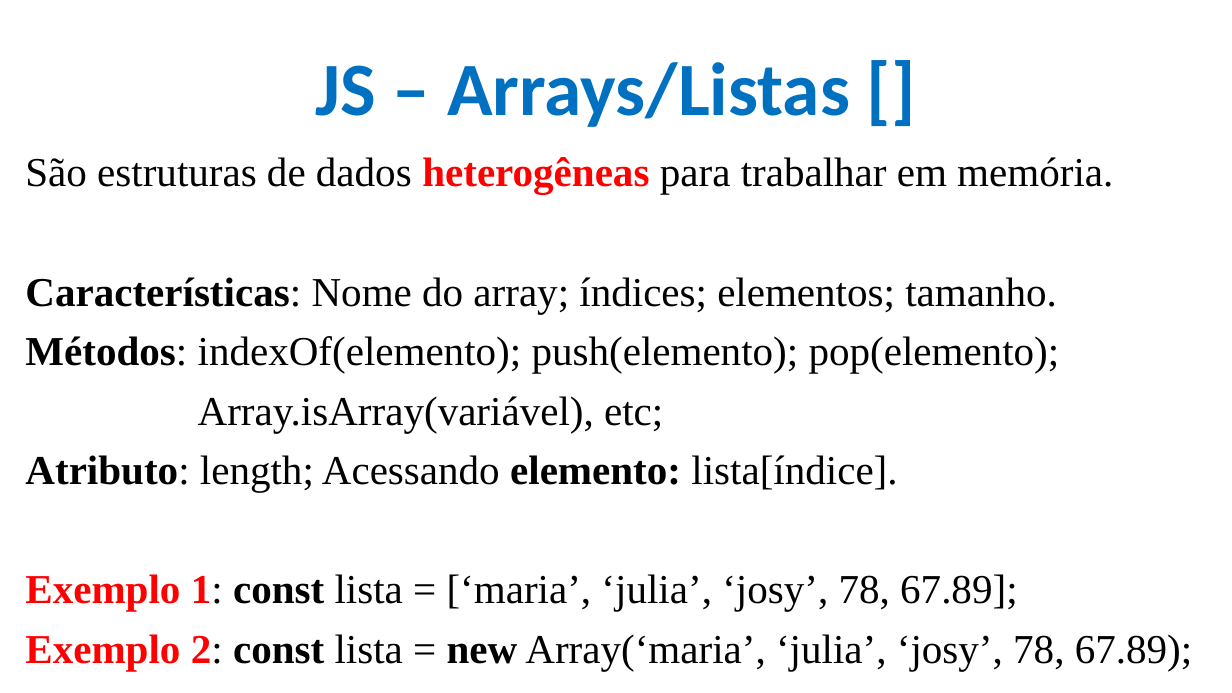
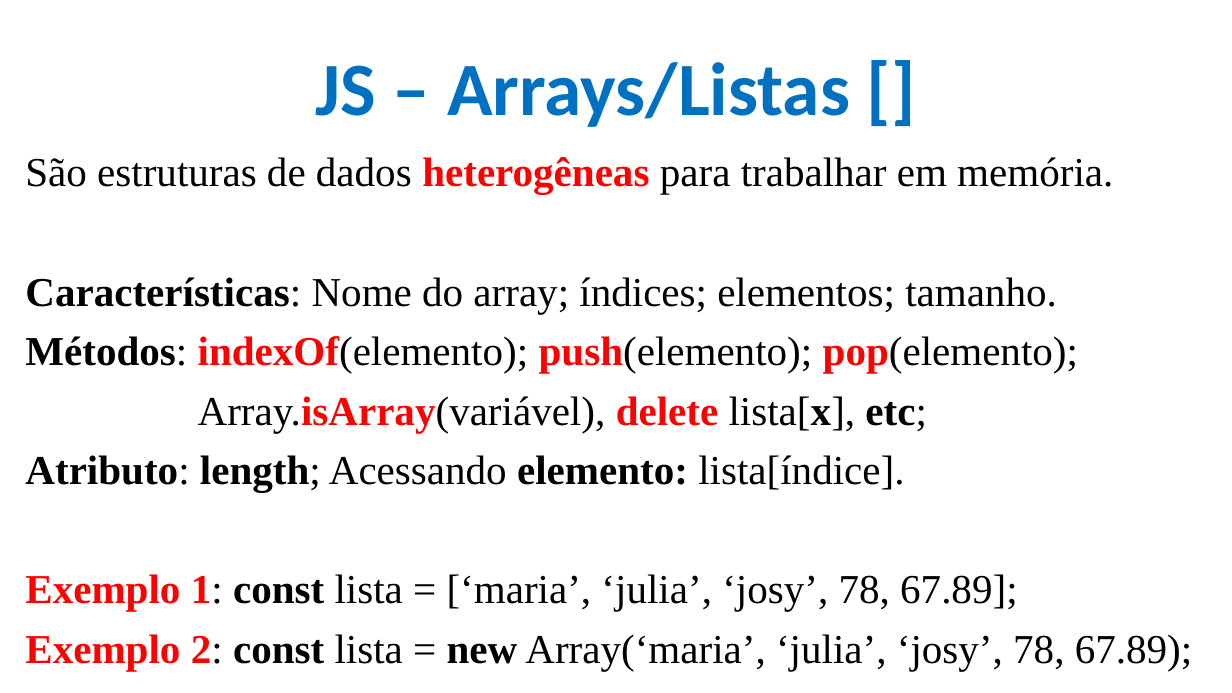
Before and after one commit to CloudEducationBrazil/WydenDesenvolvimentoWebPHP, a slide deck: slide 7 of 01 Classes/Aula 09 Desenvolvimento Web PHP - JS.pptx. Drawn at 1232x693 pixels with LibreOffice and Linux fonts; fonts in the diff are those of the drawing; background and template pictures are left out. Boxes give left, top, right and bottom in pixels: in the first picture for what was removed or moved away, otherwise in the second. Text is boxed around its words. In the diff, an @@ line names an element or a change of style, - is before the commit and + after.

```diff
--- a/01 Classes/Aula 09 Desenvolvimento Web PHP - JS.pptx
+++ b/01 Classes/Aula 09 Desenvolvimento Web PHP - JS.pptx
@@ text at (25,336,1078,492): text colour #000000 to #FF0000 in "indexOf(elemento); push(elemento); pop(elemento);"; bold on in "indexOf(elemento); push(elemento); pop(elemento);", "length;" @@
@@ text at (198,396,927,433): text changed @@
-Array.isArray(variável), etc;
+Array.isArray(variável), delete lista[x], etc;
```
Also in this commit, not shown: 1 other slide changed.
